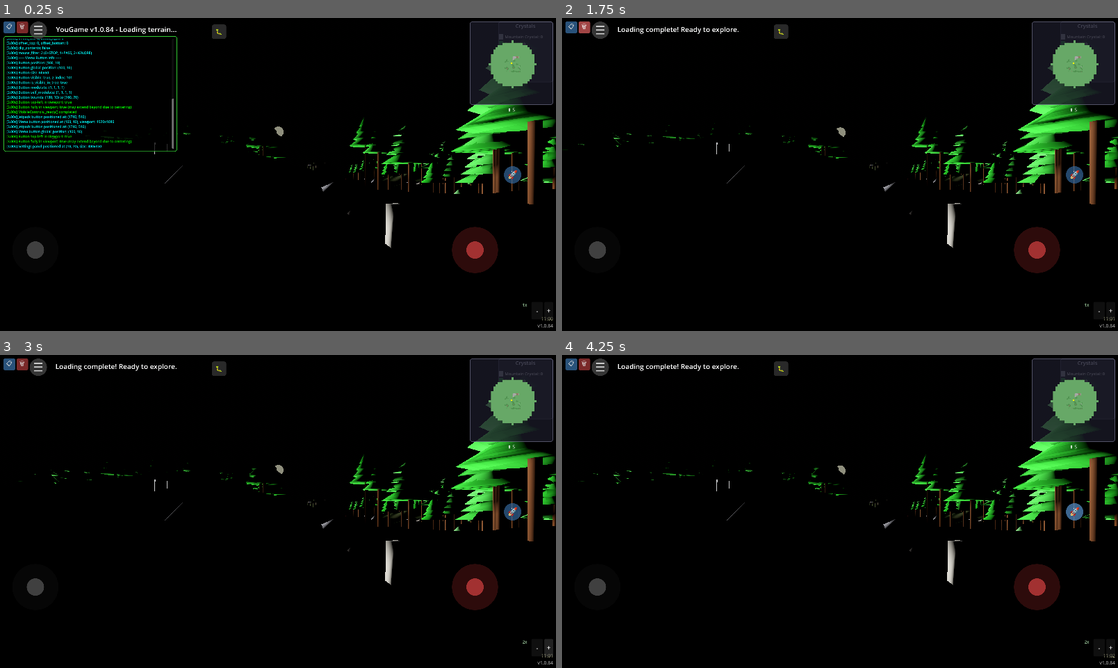
Above: before the commit, frames 1-4 (two rows, left to right).
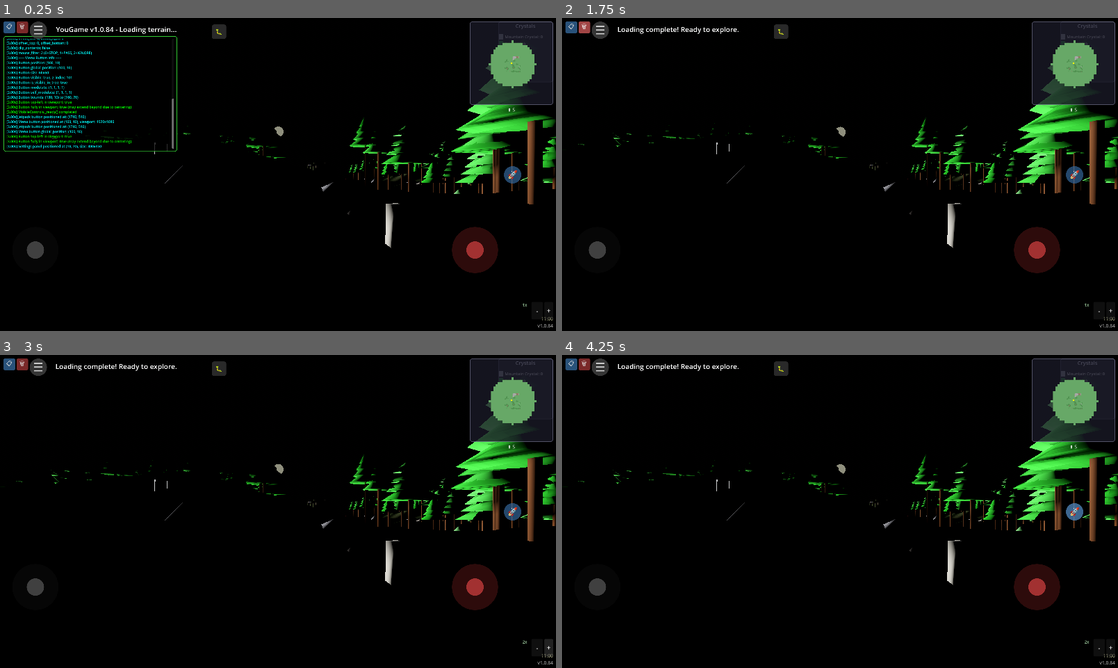
Above: after the commit, the same moments.

Repository: felix-dieterle/YouGame_godot4_public
Game: Godot game, scene res://scenes/main.tscn
Two runs of this game, one before a commit and one after it. Both use one fixed random seed, a clock stepped at 60 frames per second and the inputs below.
Inputs:
- Up to frame 1 (0.25 s): no input
- Up to frame 2 (1.75 s): click "📋" at 0.5 s; click "🗑" at 1.25 s
- Up to frame 3 (3 s): click "-" at 2 s; click "+" at 2.75 s
- Up to frame 4 (4.25 s): click "🚀" at 3.5 s

The runs differ from the first frame. In frame 1, less than 0.1% of the frame differs, in the area x 30-99%, y 28-53%; in frame 2, less than 0.1%; in frame 3, 0.2%; in frame 4, 0.3%, in the area x 0-100%, y 27-97%.

Commit message:
Extend day duration from 30 to 90 minutes (3x longer)
Co-authored-by: felix-dieterle <1490062+felix-dieterle@users.noreply.github.com>

Diff:
--- a/scripts/day_night_cycle.gd
+++ b/scripts/day_night_cycle.gd
@@ -2,7 +2,7 @@
 class_name DayNightCycle
 
 # Day/night cycle configuration
-const DAY_CYCLE_DURATION: float = 30.0 * 60.0  # 30 minutes in seconds
+const DAY_CYCLE_DURATION: float = 90.0 * 60.0  # 90 minutes in seconds (3x longer for player)
 const SUNRISE_DURATION: float = 60.0  # 1 minute sunrise animation
 const SUNSET_DURATION: float = 60.0  # 1 minute sunset animation
 const SLEEP_LOCKOUT_DURATION: float = 4.0 * 60.0 * 60.0  # 4 hours in seconds
--- a/tests/test_day_night_cycle.gd
+++ b/tests/test_day_night_cycle.gd
@@ -47,7 +47,7 @@
 	print("\n--- Test: Day Cycle Constants ---")
 
 	# Verify constants are set correctly
-	assert_equal(DayNightCycle.DAY_CYCLE_DURATION, 30.0 * 60.0, "Day cycle should be 30 minutes")
+	assert_equal(DayNightCycle.DAY_CYCLE_DURATION, 90.0 * 60.0, "Day cycle should be 90 minutes")
 	assert_equal(DayNightCycle.SUNRISE_DURATION, 60.0, "Sunrise should be 1 minute")
 	assert_equal(DayNightCycle.SUNSET_DURATION, 60.0, "Sunset should be 1 minute")
 	assert_equal(DayNightCycle.SLEEP_LOCKOUT_DURATION, 4.0 * 60.0 * 60.0, "Lockout should be 4 hours")
@@ -328,7 +328,7 @@
 
 	# IMPORTANT: The day cycle represents time AFTER sunrise animation completes
 	# Sunrise animation: 6:00-7:00 AM (60 seconds real time)
-	# Day cycle: 7:00 AM to 5:00 PM (10 hours in-game, 30 minutes real time)
+	# Day cycle: 7:00 AM to 5:00 PM (10 hours in-game, 90 minutes real time)
 	# Current implementation has a bug - uses 11-hour cycle from 6 AM instead
 	# This test uses the CORRECT mapping to expose the time display bug
 
@@ -566,8 +566,8 @@
 
 	# 9:30 AM is 2.5 hours after 7:00 AM
 	# In the 10-hour day cycle (7 AM to 5 PM), this is 25% of the cycle
-	# DAY_CYCLE_DURATION = 1800 seconds (30 minutes)
-	# Time to 9:30 AM = 0.25 * 1800 = 450 seconds
+	# DAY_CYCLE_DURATION = 5400 seconds (90 minutes)
+	# Time to 9:30 AM = 0.25 * 5400 = 1350 seconds
 	const TARGET_TIME_930AM = 0.25 * DayNightCycle.DAY_CYCLE_DURATION
 
 	# Simulate time progression (use 1 second steps for reasonable speed)
Not shown, changed: docs/systems/DAY_NIGHT_CYCLE.md
